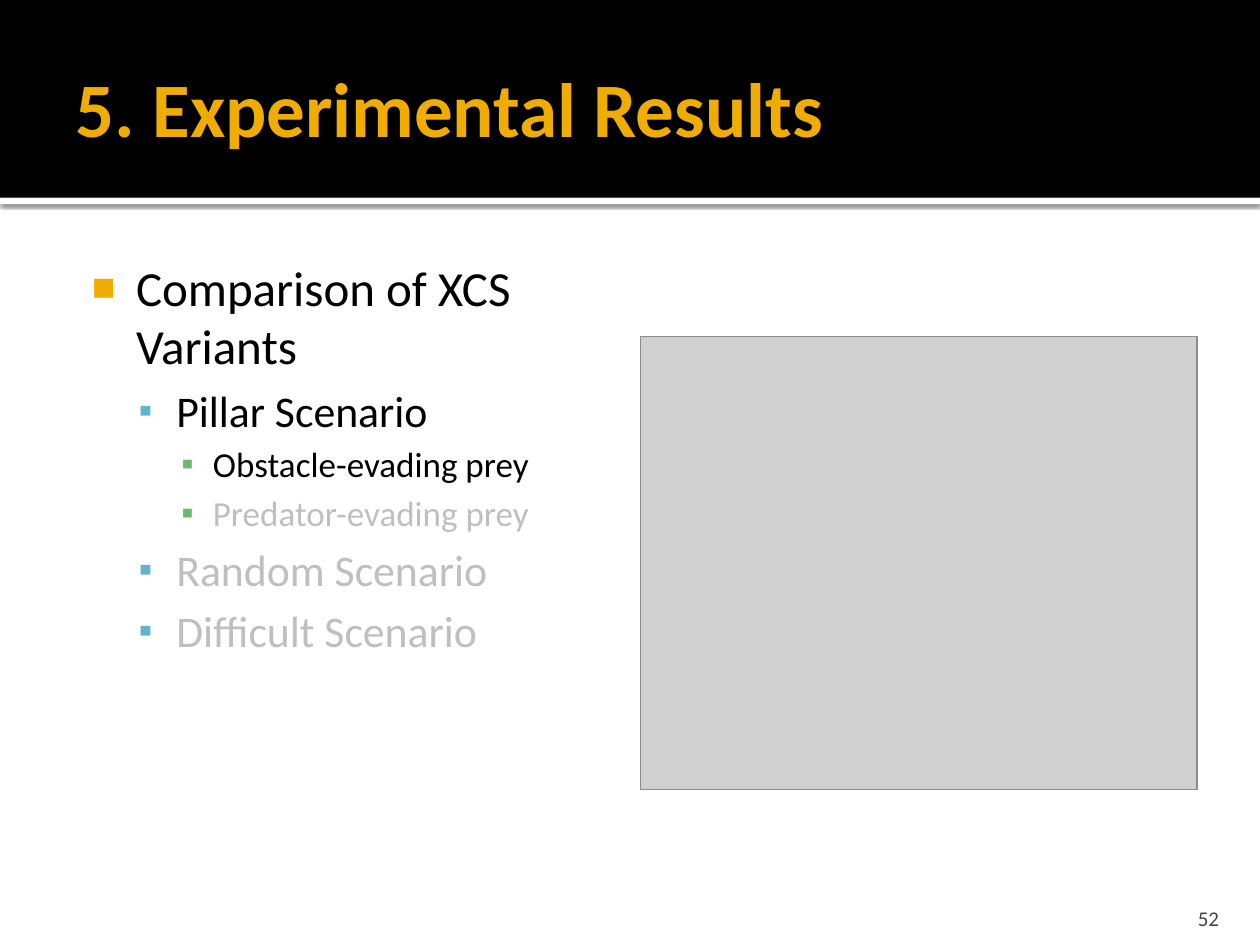
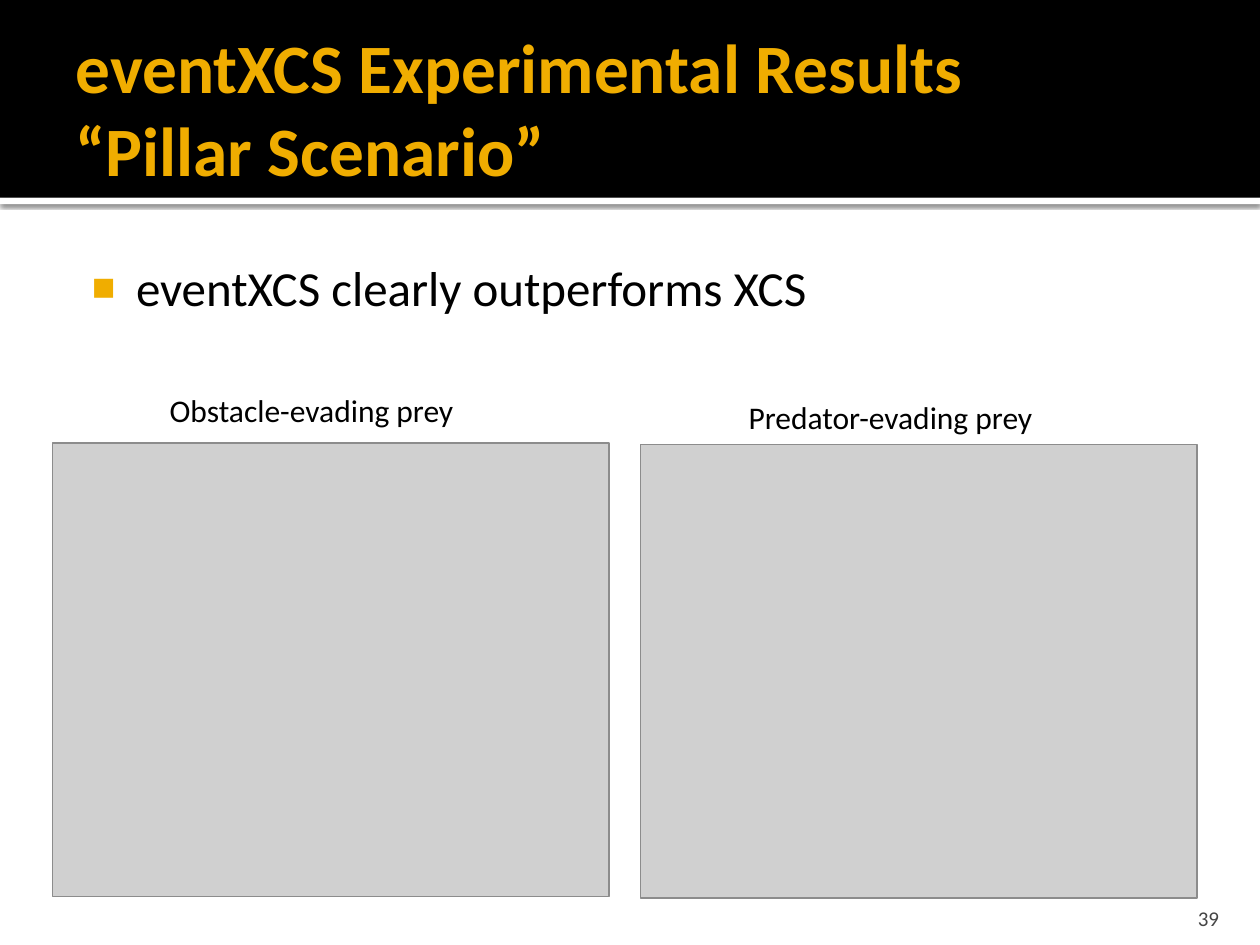
Before and after one commit to ClemensLode/GECCO-XCS-paper, a slide deck: slide 39 of Presentation/Adaption of XCS to Multi-Learner Predator.pptx (slide 52 before the commit). Drawn at 1260x945 pixels with LibreOffice and Linux fonts; fonts in the diff are those of the drawing; grey boxes stand for pictures. Boxes give left, top, right and bottom in pixels: in the first picture for what was removed or moved away, otherwise in the second. Text is boxed around its words. In the diff, an @@ line names an element or a change of style, - is before the commit and + after.

```diff
--- a/Presentation/Adaption of XCS to Multi-Learner Predator.pptx
+++ b/Presentation/Adaption of XCS to Multi-Learner Predator.pptx
@@ title at (76, 44, 962, 177): text changed; size 44 to 39.6 pt @@
-5. Experimental Results
+eventXCS Experimental Results
+“Pillar Scenario”
@@ text removed at (136, 272, 529, 647) @@
-■ Comparison of XCS Variants
-  ▪ Pillar Scenario
-    ▪ Obstacle-evading prey
-    ▪ Predator-evading prey
-  ▪ Random Scenario
-  ▪ Difficult Scenario
@@ text added at (136, 272, 807, 314), 28 pt, text #000000 @@
+■ eventXCS clearly outperforms XCS
@@ text added at (170, 400, 453, 428), 18 pt, text #000000 @@
+Obstacle-evading prey
@@ text added at (749, 407, 1032, 435), 18 pt, text #000000 @@
+Predator-evading prey
@@ picture: place and size @@
-picture at (640, 336, 1197, 790)
+picture at (53, 444, 610, 897)
@@ picture added at (640, 445, 1197, 898) @@
@@ page number at (1198, 912, 1219, 926): text changed @@
-52
+39
```
Also in this commit, not shown: 18 other slides changed, 7 slides added, 34 slides removed, 1 other file.
